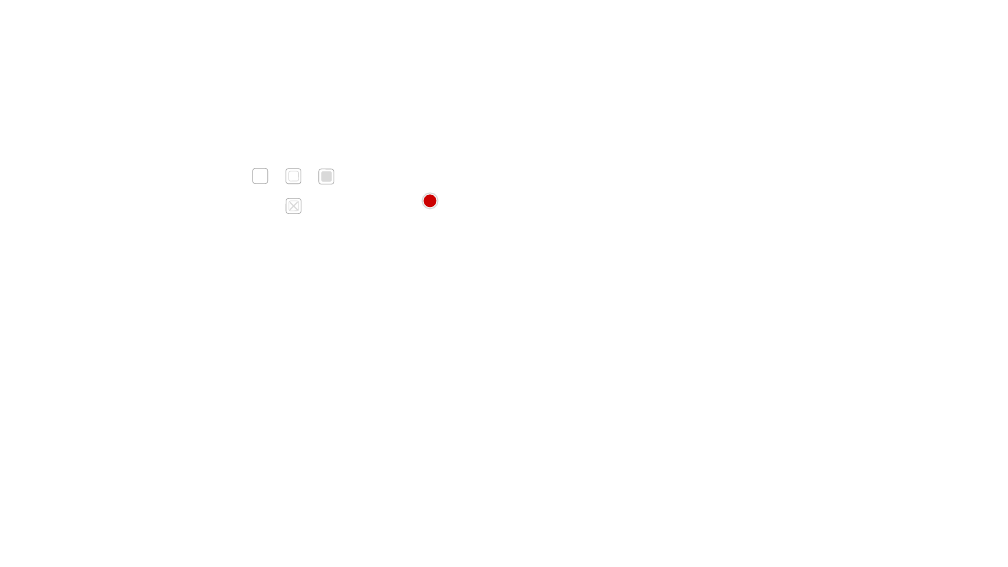
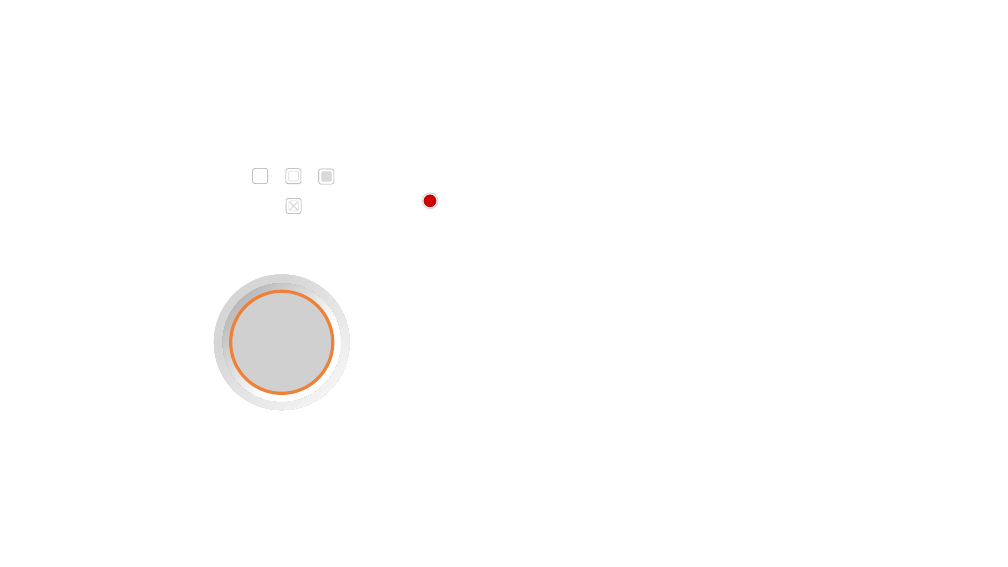
Before and after one commit to vulevu121/AutomationGUI, a slide deck: slide 1 of design/graphics.pptx. Drawn at 1008x567 pixels with LibreOffice and Linux fonts; fonts in the diff are those of the drawing; grey boxes stand for pictures. Boxes give left, top, right and bottom in pixels: in the first picture for what was removed or moved away, otherwise in the second. Text is boxed around its words. In the diff, an @@ line names an element or a change of style, - is before the commit and + after.

```diff
--- a/design/graphics.pptx
+++ b/design/graphics.pptx
@@ ellipse added at (214,274,349,410), fill gradient #FAFAFA to #D7D7D7 to #E4E4E4 @@
@@ ellipse added at (223,284,341,402), fill gradient #FFFFFF to #A5A5A5 @@
@@ picture added at (231,291,333,393) @@
```
Also in this commit, not shown: 5 other files.
